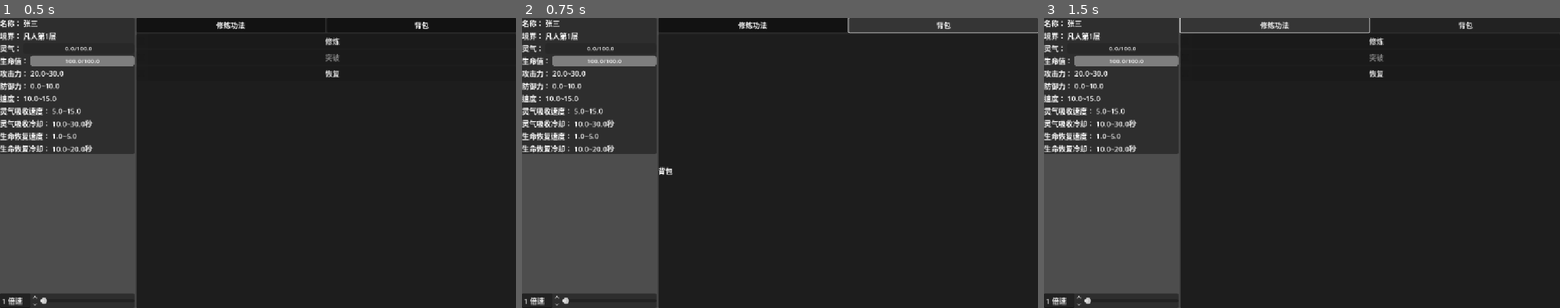
Above: before the commit, frames 1-3 (left to right).
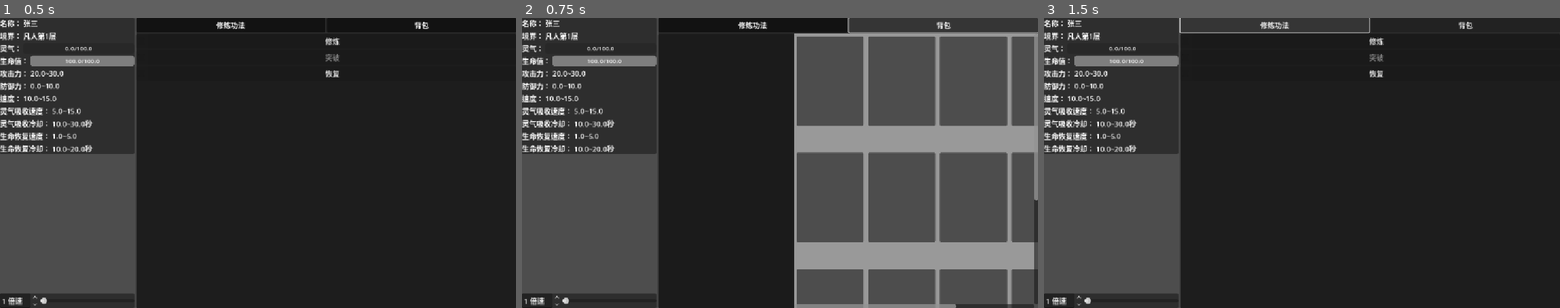
Above: after the commit, the same moments.

Repository: sevenyjl/Cultivation-Game
Game: Godot game, scene res://tscns/main.tscn
Same seed, same stepped clock (60 frames per second), same inputs: the game is played once before the commit and once after it.
Inputs:
- Up to frame 1 (0.5 s): no input
- Up to frame 2 (0.75 s): click "背包" at 0.5 s
- Up to frame 3 (1.5 s): click "修炼功法" at 1.25 s

Frame 1 is identical in both runs. In frame 2, 44% of the frame differs, in the area x 26-100%, y 5-100%; in frame 3, nothing differs.

Commit message:
feat(UI): 添加冒险面板并替换原背包标签
添加新的冒险面板场景文件，并在修炼UI中替换原有的背包标签为冒险标签

Diff:
--- a/cultivation-godot/tscns/修炼UI.tscn
+++ b/cultivation-godot/tscns/修炼UI.tscn
@@ -1,9 +1,10 @@
-[gd_scene load_steps=6 format=3 uid="uid://cuy6w40kc1t83"]
+[gd_scene load_steps=7 format=3 uid="uid://cuy6w40kc1t83"]
 
 [ext_resource type="Script" uid="uid://cdcwli7mja4vg" path="res://tscns/修炼UI.gd" id="1_om3im"]
 [ext_resource type="PackedScene" uid="uid://c25dgi5fjgy8a" path="res://tscns/全局倍速.tscn" id="2_c2lfu"]
 [ext_resource type="PackedScene" uid="uid://b7rxrpg6ouh75" path="res://tscns/修炼面板.tscn" id="2_tiv2u"]
 [ext_resource type="PackedScene" uid="uid://dv5a4n3wg22sb" path="res://tscns/组件/进度条组件.tscn" id="2_xluu2"]
+[ext_resource type="PackedScene" uid="uid://de5fogdnwysj0" path="res://tscns/冒险面板.tscn" id="5_4c2pr"]
 
 [sub_resource type="StyleBoxEmpty" id="StyleBoxEmpty_hgdpn"]
 
@@ -198,7 +199,7 @@
 button_pressed = true
 text = "修炼功法"
 
-[node name="背包" type="Button" parent="VBoxContainer/HBoxContainer/主容器/VBoxContainer/Tab标签"]
+[node name="冒险" type="Button" parent="VBoxContainer/HBoxContainer/主容器/VBoxContainer/Tab标签"]
 layout_mode = 2
 size_flags_horizontal = 3
 toggle_mode = true
@@ -210,12 +211,8 @@
 size_flags_vertical = 3
 
 [node name="修炼内容" parent="VBoxContainer/HBoxContainer/主容器/VBoxContainer/Tab容器" instance=ExtResource("2_tiv2u")]
-layout_mode = 2
-
-[node name="背包" type="PanelContainer" parent="VBoxContainer/HBoxContainer/主容器/VBoxContainer/Tab容器"]
 visible = false
 layout_mode = 2
 
-[node name="Label" type="Label" parent="VBoxContainer/HBoxContainer/主容器/VBoxContainer/Tab容器/背包"]
-layout_mode = 2
-text = "背包"
+[node name="冒险" parent="VBoxContainer/HBoxContainer/主容器/VBoxContainer/Tab容器" instance=ExtResource("5_4c2pr")]
+layout_mode = 2
--- /dev/null
+++ b/cultivation-godot/tscns/冒险面板.gd
@@ -0,0 +1 @@
+extends PanelContainer
--- /dev/null
+++ b/cultivation-godot/tscns/冒险面板.tscn
@@ -0,0 +1,135 @@
+[gd_scene load_steps=2 format=3 uid="uid://de5fogdnwysj0"]
+
+[sub_resource type="StyleBoxFlat" id="StyleBoxFlat_kcnjw"]
+content_margin_left = 5.0
+content_margin_top = 5.0
+content_margin_right = 5.0
+content_margin_bottom = 5.0
+
+[node name="冒险" type="PanelContainer"]
+anchors_preset = 15
+anchor_right = 1.0
+anchor_bottom = 1.0
+
+[node name="主容器" type="HBoxContainer" parent="."]
+layout_mode = 2
+
+[node name="左侧预留区域" type="PanelContainer" parent="主容器"]
+custom_minimum_size = Vector2(300, 0)
+layout_mode = 2
+
+[node name="路径显示区域" type="ScrollContainer" parent="主容器"]
+layout_mode = 2
+size_flags_horizontal = 3
+size_flags_vertical = 3
+
+[node name="路径择容器" type="PanelContainer" parent="主容器/路径显示区域"]
+layout_mode = 2
+size_flags_horizontal = 3
+size_flags_vertical = 3
+theme_override_styles/panel = SubResource("StyleBoxFlat_kcnjw")
+
+[node name="层数" type="VBoxContainer" parent="主容器/路径显示区域/路径择容器"]
+layout_mode = 2
+theme_override_constants/separation = 60
+alignment = 1
+
+[node name="第0层" type="HBoxContainer" parent="主容器/路径显示区域/路径择容器/层数"]
+layout_mode = 2
+theme_override_constants/separation = 10
+alignment = 1
+
+[node name="选项1" type="PanelContainer" parent="主容器/路径显示区域/路径择容器/层数/第0层"]
+custom_minimum_size = Vector2(150, 200)
+layout_mode = 2
+
+[node name="选项2" type="PanelContainer" parent="主容器/路径显示区域/路径择容器/层数/第0层"]
+custom_minimum_size = Vector2(150, 200)
+layout_mode = 2
+
+[node name="选项3" type="PanelContainer" parent="主容器/路径显示区域/路径择容器/层数/第0层"]
+custom_minimum_size = Vector2(150, 200)
+layout_mode = 2
+
+[node name="选项4" type="PanelContainer" parent="主容器/路径显示区域/路径择容器/层数/第0层"]
+custom_minimum_size = Vector2(150, 200)
+layout_mode = 2
+
+[node name="选项5" type="PanelContainer" parent="主容器/路径显示区域/路径择容器/层数/第0层"]
+custom_minimum_size = Vector2(150, 200)
+layout_mode = 2
+
+[node name="第1层" type="HBoxContainer" parent="主容器/路径显示区域/路径择容器/层数"]
+layout_mode = 2
+theme_override_constants/separation = 10
+alignment = 1
+
+[node name="选项1" type="PanelContainer" parent="主容器/路径显示区域/路径择容器/层数/第1层"]
+custom_minimum_size = Vector2(150, 200)
+layout_mode = 2
+
+[node name="选项2" type="PanelContainer" parent="主容器/路径显示区域/路径择容器/层数/第1层"]
+custom_minimum_size = Vector2(150, 200)
+layout_mode = 2
+
+[node name="选项3" type="PanelContainer" parent="主容器/路径显示区域/路径择容器/层数/第1层"]
+custom_minimum_size = Vector2(150, 200)
+layout_mode = 2
+
+[node name="选项4" type="PanelContainer" parent="主容器/路径显示区域/路径择容器/层数/第1层"]
+custom_minimum_size = Vector2(150, 200)
+layout_mode = 2
+
+[node name="选项5" type="PanelContainer" parent="主容器/路径显示区域/路径择容器/层数/第1层"]
+custom_minimum_size = Vector2(150, 200)
+layout_mode = 2
+
+[node name="第2层" type="HBoxContainer" parent="主容器/路径显示区域/路径择容器/层数"]
+layout_mode = 2
+theme_override_constants/separation = 10
+alignment = 1
+
+[node name="选项1" type="PanelContainer" parent="主容器/路径显示区域/路径择容器/层数/第2层"]
+custom_minimum_size = Vector2(150, 200)
+layout_mode = 2
+
+[node name="选项2" type="PanelContainer" parent="主容器/路径显示区域/路径择容器/层数/第2层"]
+custom_minimum_size = Vector2(150, 200)
+layout_mode = 2
+
+[node name="选项3" type="PanelContainer" parent="主容器/路径显示区域/路径择容器/层数/第2层"]
+custom_minimum_size = Vector2(150, 200)
+layout_mode = 2
+
+[node name="选项4" type="PanelContainer" parent="主容器/路径显示区域/路径择容器/层数/第2层"]
+custom_minimum_size = Vector2(150, 200)
+layout_mode = 2
+
+[node name="选项5" type="PanelContainer" parent="主容器/路径显示区域/路径择容器/层数/第2层"]
+custom_minimum_size = Vector2(150, 200)
+layout_mode = 2
+
+[node name="第3层" type="HBoxContainer" parent="主容器/路径显示区域/路径择容器/层数"]
+layout_mode = 2
+theme_override_constants/separation = 10
+alignment = 1
+
+[node name="选项1" type="PanelContainer" parent="主容器/路径显示区域/路径择容器/层数/第3层"]
+custom_minimum_size = Vector2(150, 200)
+layout_mode = 2
+
+[node name="选项2" type="PanelContainer" parent="主容器/路径显示区域/路径择容器/层数/第3层"]
+custom_minimum_size = Vector2(150, 200)
+layout_mode = 2
+
+[node name="选项3" type="PanelContainer" parent="主容器/路径显示区域/路径择容器/层数/第3层"]
+custom_minimum_size = Vector2(150, 200)
+layout_mode = 2
+
+[node name="选项4" type="PanelContainer" parent="主容器/路径显示区域/路径择容器/层数/第3层"]
+custom_minimum_size = Vector2(150, 200)
+layout_mode = 2
+
+[node name="选项5" type="PanelContainer" parent="主容器/路径显示区域/路径择容器/层数/第3层"]
+custom_minimum_size = Vector2(150, 200)
+layout_mode = 2
Not shown, added: cultivation-godot/tscns/冒险面板.gd.uid
